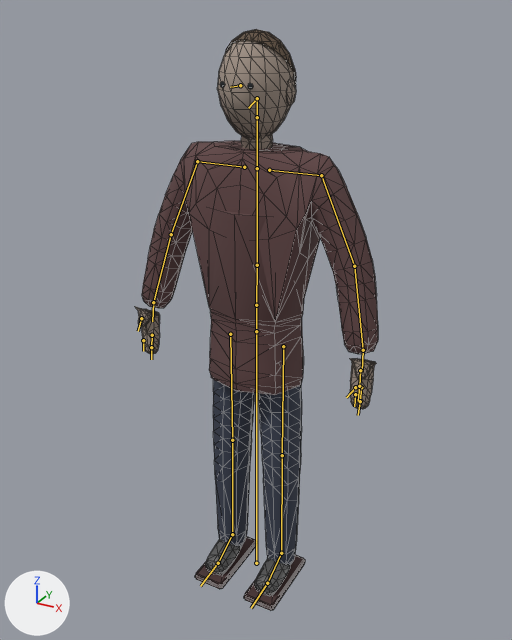
Before and after pictures for a commit that changed the glTF model models/city/people/schoolchild_far.glb.
Before and after are seen from a camera (50 mm lens) standing at (0.712, -1.299, 1.36) and looking at (0.003, -0.011, 0.716). Lighting does not change. The marker at lower left points along +X, +Y and +Z. The first picture is the older version. The bones that change, and the others that lie on the model, are drawn over the model as lines. Mesh edges are drawn as thin lines.

In view in the first picture: 'human_noir'.
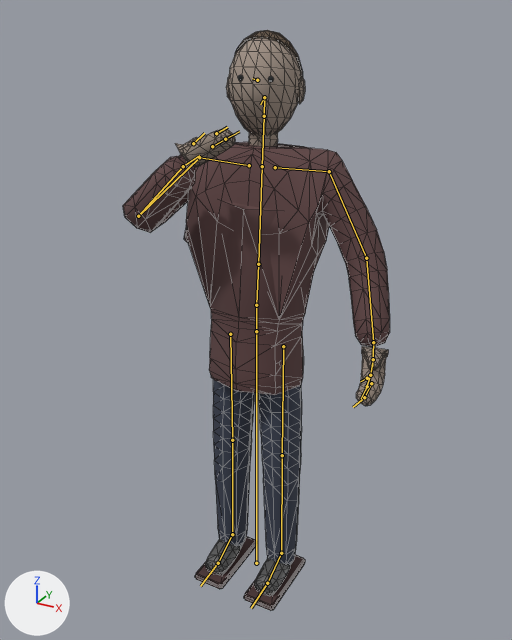
The newer file adds an action. The first version stands in its rest pose; the second is drawn at frame 6 of the action 'hand_recoil'.

Location of each change, (x1, y1, x2, y2) in pixels of the pictures (512 x 640 px):
'human_noir', posed (10% wider)
    before: (135, 29, 378, 611)
    after: (123, 30, 390, 611)
bone 'spine', root to tip
    before: (256, 305) to (257, 265)
    after: (256, 305) to (258, 264)
bone 'head', root to tip
    before: (257, 117) to (257, 98)
    after: (264, 116) to (264, 97)
bone 'upper_arm.L', root to tip
    before: (321, 175) to (354, 266)
    after: (329, 171) to (366, 258)
bone 'forearm.L', root to tip
    before: (354, 266) to (363, 350)
    after: (366, 258) to (373, 342)
bone 'fingers_1.L', root to tip
    before: (361, 387) to (360, 401)
    after: (371, 383) to (364, 397)
bone 'shoulder.R', root to tip
    before: (244, 167) to (197, 161)
    after: (249, 165) to (199, 157)
bone 'upper_arm.R', root to tip
    before: (197, 161) to (171, 234)
    after: (199, 157) to (138, 216)
bone 'forearm.R', root to tip
    before: (171, 234) to (153, 302)
    after: (138, 216) to (183, 166)

Edits to the bpy script that builds the scene:
```text
Change bone_spine:
    where bone_spine = bpy.data.objects['human_rig'].pose.bones['spine']  # child of 'pelvis'
    bone_spine.rotation_quaternion: (1.0, 0.0, 0.0, 0.0) -> (0.997, -0.048, 0.066, 0.003)  # degrees (0, 0, 0) -> degrees (-6, 8, 0)
Change bone_head:
    where bone_head = bpy.data.objects['human_rig'].pose.bones['head']  # child of 'neck'
    bone_head.rotation_quaternion: (1.0, 0.0, 0.0, 0.0) -> (0.998, -0.023, 0.057, 0.001)  # degrees (0, 0, 0) -> degrees (-3, 6, 0)
Change bone_upper_arm_l:
    where bone_upper_arm_l = bpy.data.objects['human_rig'].pose.bones['upper_arm.L']  # child of 'shoulder.L'
    bone_upper_arm_l.rotation_quaternion: (1.0, 0.0, 0.0, 0.0) -> (0.999, 0.0, 0.0, -0.044)  # degrees (0, 0, 0) -> degrees (0, 0, -5)
Change bone_forearm_l:
    where bone_forearm_l = bpy.data.objects['human_rig'].pose.bones['forearm.L']  # child of 'upper_arm.L'
    bone_forearm_l.rotation_quaternion: (1.0, 0.0, 0.0, 0.0) -> (0.996, -0.087, 0.0, 0.0)  # degrees (0, 0, 0) -> degrees (-10, 0, 0)
Change bone_fingers_1_l:
    where bone_fingers_1_l = bpy.data.objects['human_rig'].pose.bones['fingers_1.L']  # child of 'hand.L'
    bone_fingers_1_l.rotation_quaternion: (1.0, 0.0, 0.0, 0.0) -> (0.986, 0.0, 0.0, 0.169)  # degrees (0, 0, 0) -> degrees (0, 0, 20)
Change bone_shoulder_r:
    where bone_shoulder_r = bpy.data.objects['human_rig'].pose.bones['shoulder.R']  # child of 'spine2'
    bone_shoulder_r.rotation_quaternion: (1.0, 0.0, 0.0, 0.0) -> (0.999, 0.034, 0.0, 0.0)  # degrees (0, 0, 0) -> degrees (4, 0, 0)
Change bone_upper_arm_r:
    where bone_upper_arm_r = bpy.data.objects['human_rig'].pose.bones['upper_arm.R']  # child of 'shoulder.R'
    bone_upper_arm_r.rotation_quaternion: (1.0, 0.0, 0.0, 0.0) -> (0.92, -0.318, -0.074, 0.215)  # degrees (0, 0, 0) -> degrees (-38, 0, 26)
Change bone_forearm_r:
    where bone_forearm_r = bpy.data.objects['human_rig'].pose.bones['forearm.R']  # child of 'upper_arm.R'
    bone_forearm_r.rotation_quaternion: (1.0, 0.0, 0.0, 0.0) -> (0.589, -0.808, 0.0, 0.0)  # degrees (0, 0, 0) -> degrees (-108, 0, 0)
```
